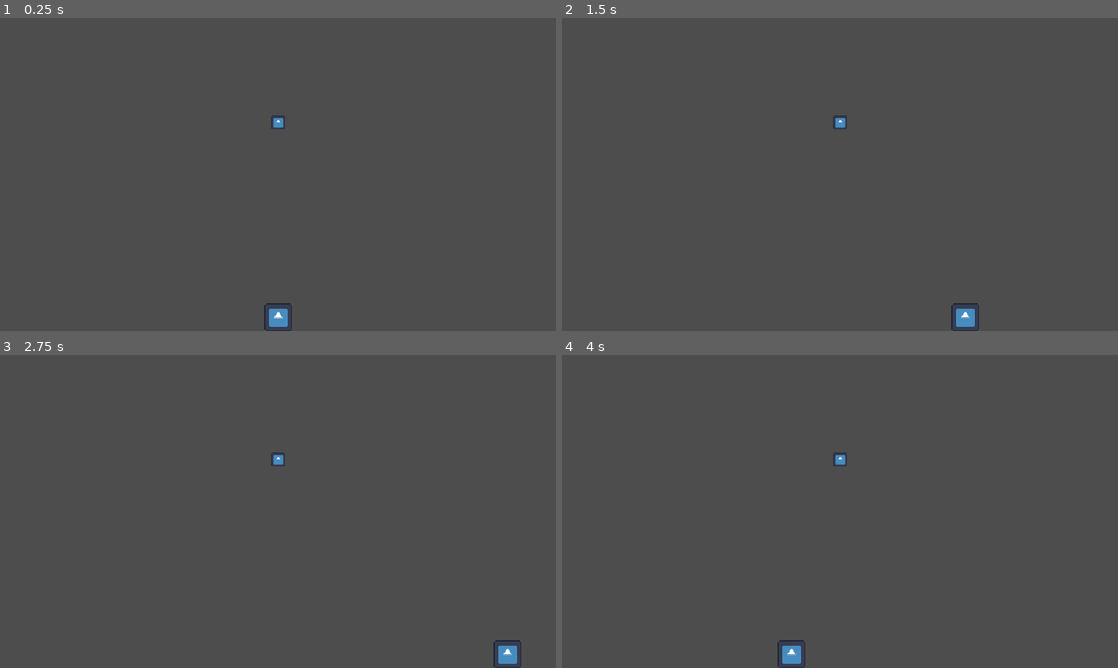
Above: before the commit, frames 1-4 (two rows, left to right).
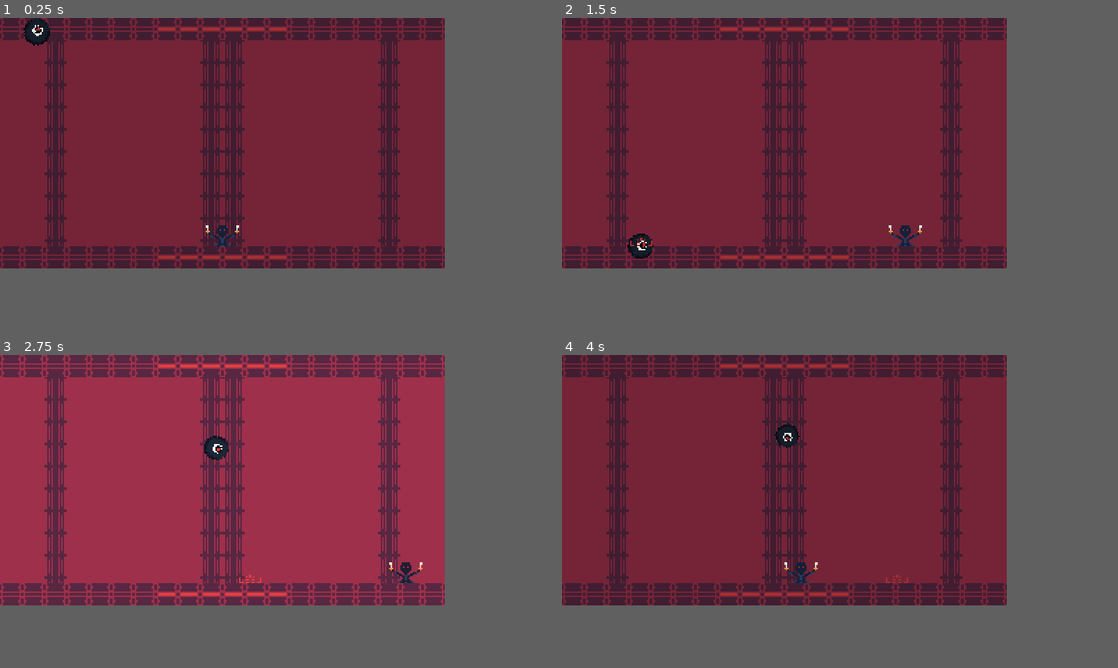
Above: after the commit, the same moments.

Repository: donovan-cartier/veryfast-rythm
Game: Godot game, scene res://Scenes/game.tscn
Same seed, same stepped clock (60 frames per second), same inputs: the game is played once before the commit and once after it. The engine's default icon, where the game draws it, is replaced by a stand-in: a white triangle on a blue panel in a dark square.
Inputs:
- Up to frame 1 (0.25 s): no input
- Up to frame 2 (1.5 s): hold D (right) 0.53-1.28 s; hold A (left) from 1.28 s (still down)
- Up to frame 3 (2.75 s): release A (left) at 2.03 s; hold D (right) from 2.03 s (still down)
- Up to frame 4 (4 s): release D (right) at 3.53 s; hold A (left) from 3.53 s (still down)
The window is 800x450 before the commit and 640x360 after it. Grey fills any space a smaller window leaves; there, only what the larger window draws over its background counts as a difference.

The runs differ from the first frame. In frame 1, 64% of the frame differs, in the area x 0-80%, y 0-100%; in frame 2, 64%; in frame 3, 64%; in frame 4, 64%.
Error before the commit: Parse Error: Too few arguments for "tween_property()" call. Expected at least 4 but received 1. (res://Scenes/Scripts/ball.gd:24)

Commit message:
Added marker, anims, singletons

Diff:
--- a/Scenes/Scripts/ball.gd
+++ b/Scenes/Scripts/ball.gd
@@ -1,29 +1,40 @@
 extends Area2D
+class_name Ball
 
 @export var ball_default_location : Marker2D
+@onready var animation_player := $AnimationPlayer
+
+var next_location_marker = preload("res://Scenes/next_location_marker.tscn")
+var next_location_marker_instance
 
 var can_move : bool = false
+var towards_player : bool = true
+var next_location : Vector2
 
 func _ready():
-	bounce_to_location(get_random_location())
+	next_location_marker_instance = next_location_marker.instantiate()
+	GameManager.game_container.add_child.call_deferred(next_location_marker_instance)
 
-# Called every frame. 'delta' is the elapsed time since the previous frame.
-func _process(delta):
-	if can_move:
-		pass
+func start_sequence():
+	if towards_player:
+		bounce_to_location(next_location, .3)
+		animation_player.play("attack")
+	else:
+		bounce_to_location(ball_default_location.global_position)
+		next_location_marker_instance.global_position = next_location
 
-func _on_area_2d_body_entered(body):
-	if body is Player:
-		bounce_to_spawn()
+	towards_player = !towards_player
 
-func bounce_to_spawn():
-	can_move = false
-
-func bounce_to_location(location: Vector2):
+func bounce_to_location(location: Vector2, duration: float = .2):
+	print(next_location)
 	var tween = get_tree().create_tween()
-	tween.tween_property(self)
-	print(location)
+	tween.tween_property(self, "global_position", location, duration)
+	next_location = get_random_location()
 
 func get_random_location():
 	var viewport_size = GameManager.camera.get_viewport_rect().size
-	return Vector2(randf_range(0, viewport_size.x), 0)
+	return Vector2(randf_range(0, viewport_size.x), viewport_size.y - 16)
+
+func _on_body_entered(body):
+	if body is Player:
+		bounce_to_location(ball_default_location.global_position)
--- a/Scenes/Scripts/player.gd
+++ b/Scenes/Scripts/player.gd
@@ -1,7 +1,7 @@
 extends CharacterBody2D
 class_name Player
 
-const SPEED = 800.0
+const SPEED = 300.0
 
 func _physics_process(delta):
 	# Get the input direction and handle the movement/deceleration.
--- /dev/null
+++ b/Scenes/eye_ball.tscn
@@ -0,0 +1,57 @@
+[gd_scene load_steps=6 format=3 uid="uid://d4lpm5nhdk08t"]
+
+[ext_resource type="Script" path="res://Scenes/Scripts/ball.gd" id="1_ivdx4"]
+[ext_resource type="Texture2D" uid="uid://njtotmlyvjff" path="res://Assets/Sprites/eye.png" id="2_h3h4s"]
+
+[sub_resource type="CircleShape2D" id="CircleShape2D_ntyfo"]
+
+[sub_resource type="Animation" id="Animation_033ba"]
+resource_name = "attack"
+length = 0.4
+loop_mode = 1
+tracks/0/type = "value"
+tracks/0/imported = false
+tracks/0/enabled = true
+tracks/0/path = NodePath("Sprite2D:rotation")
+tracks/0/interp = 1
+tracks/0/loop_wrap = true
+tracks/0/keys = {
+"times": PackedFloat32Array(0, 0.4),
+"transitions": PackedFloat32Array(1, 1),
+"update": 0,
+"values": [0.0, 6.28319]
+}
+tracks/1/type = "value"
+tracks/1/imported = false
+tracks/1/enabled = true
+tracks/1/path = NodePath("Sprite2D:scale")
+tracks/1/interp = 1
+tracks/1/loop_wrap = true
+tracks/1/keys = {
+"times": PackedFloat32Array(0, 0.2, 0.4),
+"transitions": PackedFloat32Array(1, 1, 1),
+"update": 0,
+"values": [Vector2(1, 1), Vector2(1.2, 1.2), Vector2(1, 1)]
+}
+
+[sub_resource type="AnimationLibrary" id="AnimationLibrary_qfjbd"]
+_data = {
+"attack": SubResource("Animation_033ba")
+}
+
+[node name="EyeBall" type="Area2D"]
+script = ExtResource("1_ivdx4")
+
+[node name="CollisionShape2D" type="CollisionShape2D" parent="."]
+shape = SubResource("CircleShape2D_ntyfo")
+
+[node name="Sprite2D" type="Sprite2D" parent="."]
+texture_filter = 1
+texture = ExtResource("2_h3h4s")
+
+[node name="AnimationPlayer" type="AnimationPlayer" parent="."]
+libraries = {
+"": SubResource("AnimationLibrary_qfjbd")
+}
+
+[connection signal="body_entered" from="." to="." method="_on_body_entered"]
--- /dev/null
+++ b/Scenes/game.gd
@@ -0,0 +1,11 @@
+extends Node2D
+
+
+# Called when the node entersthe scene tree for the first time.
+func _ready():
+	MusicManager.on_new_beat()
+
+
+# Called every frame. 'delta' is the elapsed time since the previous frame.
+func _process(delta):
+	pass
--- a/Scenes/game.tscn
+++ b/Scenes/game.tscn
@@ -1,41 +1,91 @@
-[gd_scene load_steps=5 format=3 uid="uid://qm7eviy0qe0"]
+[gd_scene load_steps=10 format=3 uid="uid://qm7eviy0qe0"]
 
 [ext_resource type="PackedScene" uid="uid://dt7pwwvr5a582" path="res://Scenes/player.tscn" id="1_h6x65"]
-[ext_resource type="Script" path="res://Scenes/Scripts/ball.gd" id="2_aveed"]
-[ext_resource type="Texture2D" uid="uid://0ddpnvoh2jcm" path="res://icon.svg" id="2_ldin7"]
+[ext_resource type="Script" path="res://Scenes/game.gd" id="1_j5i48"]
+[ext_resource type="Texture2D" uid="uid://mls2k44f147x" path="res://Assets/Sprites/background.png" id="1_qw33h"]
+[ext_resource type="PackedScene" uid="uid://d4lpm5nhdk08t" path="res://Scenes/eye_ball.tscn" id="3_l41dp"]
+[ext_resource type="Shader" path="res://Shaders/beat.gdshader" id="4_ttde0"]
 
-[sub_resource type="CircleShape2D" id="CircleShape2D_ntyfo"]
+[sub_resource type="ShaderMaterial" id="ShaderMaterial_wg4v7"]
+shader = ExtResource("4_ttde0")
+shader_parameter/enabled = true
+shader_parameter/white_level = 1.0
+
+[sub_resource type="Animation" id="Animation_a3klm"]
+resource_name = "flash"
+length = 0.2
+tracks/0/type = "value"
+tracks/0/imported = false
+tracks/0/enabled = true
+tracks/0/path = NodePath("ScreenShader:material:shader_parameter/white_level")
+tracks/0/interp = 1
+tracks/0/loop_wrap = true
+tracks/0/keys = {
+"times": PackedFloat32Array(0, 0.1, 0.2),
+"transitions": PackedFloat32Array(1, 1, 1),
+"update": 0,
+"values": [1.0, 1.7, 1.0]
+}
+
+[sub_resource type="Animation" id="Animation_gyd15"]
+length = 0.001
+tracks/0/type = "value"
+tracks/0/imported = false
+tracks/0/enabled = true
+tracks/0/path = NodePath("ScreenShader:material:shader_parameter/white_level")
+tracks/0/interp = 1
+tracks/0/loop_wrap = true
+tracks/0/keys = {
+"times": PackedFloat32Array(0),
+"transitions": PackedFloat32Array(1),
+"update": 0,
+"values": [1.0]
+}
+
+[sub_resource type="AnimationLibrary" id="AnimationLibrary_n7ri0"]
+_data = {
+"RESET": SubResource("Animation_gyd15"),
+"flash": SubResource("Animation_a3klm")
+}
 
 [node name="Game" type="Node2D"]
+script = ExtResource("1_j5i48")
+
+[node name="Background" type="Sprite2D" parent="."]
+position = Vector2(160, 90)
+texture = ExtResource("1_qw33h")
 
 [node name="Player" parent="." instance=ExtResource("1_h6x65")]
-position = Vector2(320, 344)
+position = Vector2(160, 156)
 
 [node name="LevelBounds" type="StaticBody2D" parent="."]
+visible = false
 
 [node name="CollisionPolygon2D" type="CollisionPolygon2D" parent="LevelBounds"]
-polygon = PackedVector2Array(-64, 0, -64, 408, 0, 408, 640, 408, 640, 360, 0, 360, 0, 0, 640, 0, 640, 408, 704, 408, 704, 0, 704, -48, -64, -48)
+polygon = PackedVector2Array(-64, 0, -60, 240, 0, 240, 390, 240, 390, 180, 0, 180, 0, 0, 320, 0, 320, 180, 390, 180, 390, -50, 320, -48, -64, -48)
 
-[node name="Ball" type="Area2D" parent="." node_paths=PackedStringArray("ball_default_location")]
-position = Vector2(320, 120)
-script = ExtResource("2_aveed")
+[node name="EyeBall" parent="." node_paths=PackedStringArray("ball_default_location") instance=ExtResource("3_l41dp")]
+position = Vector2(160, 60)
 ball_default_location = NodePath("../BallDefaultLocation")
 
-[node name="CollisionShape2D" type="CollisionShape2D" parent="Ball"]
-shape = SubResource("CircleShape2D_ntyfo")
-
-[node name="Sprite2D" type="Sprite2D" parent="Ball"]
-scale = Vector2(0.125, 0.125)
-texture = ExtResource("2_ldin7")
-
 [node name="BallDefaultLocation" type="Marker2D" parent="."]
-position = Vector2(320, 120)
-
-[node name="MaxLocation" type="Marker2D" parent="."]
-position = Vector2(624, 360)
-
-[node name="MinLocation" type="Marker2D" parent="."]
-position = Vector2(16, 360)
+position = Vector2(162, 58)
 
 [node name="Camera2D" type="Camera2D" parent="."]
 anchor_mode = 0
+
+[node name="CanvasLayer" type="CanvasLayer" parent="."]
+
+[node name="ScreenShader" type="ColorRect" parent="CanvasLayer"]
+material = SubResource("ShaderMaterial_wg4v7")
+anchors_preset = 15
+anchor_right = 1.0
+anchor_bottom = 1.0
+grow_horizontal = 2
+grow_vertical = 2
+
+[node name="ShaderAnimator" type="AnimationPlayer" parent="CanvasLayer/ScreenShader"]
+root_node = NodePath("../..")
+libraries = {
+"": SubResource("AnimationLibrary_n7ri0")
+}
--- /dev/null
+++ b/Scenes/next_location_marker.tscn
@@ -0,0 +1,9 @@
+[gd_scene load_steps=2 format=3 uid="uid://cmka0deybsvhv"]
+
+[ext_resource type="Texture2D" uid="uid://bisx1iie8cifw" path="res://Assets/Sprites/marker.png" id="1_oxbq0"]
+
+[node name="NextLocationMarker" type="Node2D"]
+
+[node name="Sprite2D" type="Sprite2D" parent="."]
+position = Vector2(0, -8)
+texture = ExtResource("1_oxbq0")
--- a/Scenes/player.tscn
+++ b/Scenes/player.tscn
@@ -1,17 +1,56 @@
-[gd_scene load_steps=4 format=3 uid="uid://dt7pwwvr5a582"]
+[gd_scene load_steps=6 format=3 uid="uid://dt7pwwvr5a582"]
 
 [ext_resource type="Script" path="res://Scenes/Scripts/player.gd" id="1_kh8h5"]
-[ext_resource type="Texture2D" uid="uid://0ddpnvoh2jcm" path="res://icon.svg" id="2_lqmap"]
+[ext_resource type="Texture2D" uid="uid://hn847tmu8nx6" path="res://Assets/Sprites/player.png" id="2_mfg6v"]
 
 [sub_resource type="RectangleShape2D" id="RectangleShape2D_dq8m2"]
-size = Vector2(32, 32)
+size = Vector2(26, 15)
+
+[sub_resource type="Animation" id="Animation_j0pat"]
+resource_name = "beat"
+length = 0.2
+tracks/0/type = "value"
+tracks/0/imported = false
+tracks/0/enabled = true
+tracks/0/path = NodePath("Sprite2D:scale")
+tracks/0/interp = 1
+tracks/0/loop_wrap = true
+tracks/0/keys = {
+"times": PackedFloat32Array(0, 0.1, 0.2),
+"transitions": PackedFloat32Array(1, 1, 1),
+"update": 0,
+"values": [Vector2(1, 1), Vector2(1, 1.1), Vector2(1, 1)]
+}
+tracks/1/type = "value"
+tracks/1/imported = false
+tracks/1/enabled = true
+tracks/1/path = NodePath("Sprite2D:modulate")
+tracks/1/interp = 1
+tracks/1/loop_wrap = true
+tracks/1/keys = {
+"times": PackedFloat32Array(0, 0.1, 0.2),
+"transitions": PackedFloat32Array(1, 1, 1),
+"update": 0,
+"values": [Color(1, 1, 1, 1), Color(1, 0.45098, 0.384314, 1), Color(1, 1, 1, 1)]
+}
+
+[sub_resource type="AnimationLibrary" id="AnimationLibrary_tjl8p"]
+_data = {
+"beat": SubResource("Animation_j0pat")
+}
 
 [node name="Player" type="CharacterBody2D"]
 script = ExtResource("1_kh8h5")
 
 [node name="Sprite2D" type="Sprite2D" parent="."]
-scale = Vector2(0.25, 0.25)
-texture = ExtResource("2_lqmap")
+texture = ExtResource("2_mfg6v")
 
 [node name="CollisionShape2D" type="CollisionShape2D" parent="."]
+visible = false
+position = Vector2(0, 0.5)
 shape = SubResource("RectangleShape2D_dq8m2")
+
+[node name="AnimationPlayer" type="AnimationPlayer" parent="."]
+libraries = {
+"": SubResource("AnimationLibrary_tjl8p")
+}
--- /dev/null
+++ b/Shaders/beat.gdshader
@@ -0,0 +1,13 @@
+shader_type canvas_item;
+
+uniform sampler2D screen_texture : hint_screen_texture, repeat_disable, filter_nearest;
+uniform bool enabled = true;
+uniform float white_level = 1;
+
+void fragment() {
+	if (enabled){
+		COLOR.rgb = textureLod(screen_texture, SCREEN_UV, 0.0).rgb * white_level;
+	} else {
+    	COLOR = textureLod(screen_texture, SCREEN_UV, 0.0);
+	}
+}
--- a/Singletons/GameManager.gd
+++ b/Singletons/GameManager.gd
@@ -1,3 +1,9 @@
 extends Node
 
-@onready var camera : Camera2D = get_tree().get_root().get_node("Game/Camera2D")
+@onready var game_container : Node2D = get_tree().get_root().get_node("Game")
+@onready var camera : Camera2D = game_container.get_node("Camera2D")
+@onready var canvas_layer : CanvasLayer = game_container.get_node("CanvasLayer")
+@onready var screen_shader : ColorRect = canvas_layer.get_node("ScreenShader")
+@onready var shader_animator : AnimationPlayer = screen_shader.get_node("ShaderAnimator")
+@onready var ball : Ball = game_container.get_node("EyeBall")
+@onready var player : Player = game_container.get_node("Player")
--- /dev/null
+++ b/Singletons/MusicManager.gd
@@ -0,0 +1,12 @@
+extends Node
+
+var BPM : float = 120.0
+var time_between_beats = 60 / BPM
+
+func on_new_beat():
+	print("BEAT")
+	GameManager.ball.start_sequence()
+	GameManager.shader_animator.play("flash")
+	GameManager.player.get_node("AnimationPlayer").play("beat")
+	await get_tree().create_timer(time_between_beats).timeout
+	on_new_beat()
--- a/project.godot
+++ b/project.godot
@@ -18,11 +18,12 @@
 [autoload]
 
 GameManager="*res://Singletons/GameManager.gd"
+MusicManager="*res://Singletons/MusicManager.gd"
 
 [display]
 
-window/size/viewport_width=640
-window/size/viewport_height=360
+window/size/viewport_width=320
+window/size/viewport_height=180
 window/size/window_width_override=1280
 window/size/window_height_override=720
 window/stretch/mode="viewport"
@@ -41,3 +42,7 @@
 , Object(InputEventKey,"resource_local_to_scene":false,"resource_name":"","device":-1,"window_id":0,"alt_pressed":false,"shift_pressed":false,"ctrl_pressed":false,"meta_pressed":false,"pressed":false,"keycode":0,"physical_keycode":4194321,"key_label":0,"unicode":0,"echo":false,"script":null)
 ]
 }
+
+[rendering]
+
+textures/canvas_textures/default_texture_filter=0
Binary file added: Assets/Sprites/background.png
Not shown, added: Assets/Sprites/background.png.import
Binary file added: Assets/Sprites/eye.png
Not shown, added: Assets/Sprites/eye.png.import
Binary file added: Assets/Sprites/marker.png
Not shown, added: Assets/Sprites/marker.png.import
Binary file added: Assets/Sprites/player.png
Not shown, added: Assets/Sprites/player.png.import
